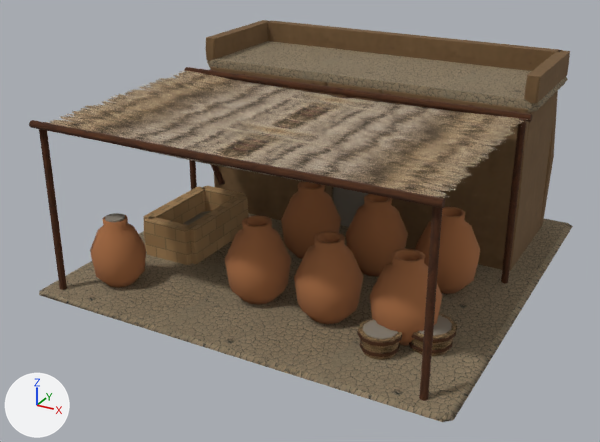
An edit to the glTF model assets/3d/sumer-buildings/brewery.glb, drawn before and after from the same camera.
One viewpoint serves both versions: a camera (50 mm lens) standing at (4.55, -9.05, 4.97) and looking at (-0.19, -0.42, 0.66). Every picture has the same lights, and +X, +Y and +Z are marked at lower left. The older version comes first. Vertices at exactly the same position are counted once.

Names of what the first picture shows: 'brewery-0', 'brewery-1', 'brewery-2', 'brewery-3', 'brewery-5', 'brewery-6', 'brewery-7', 'brewery-8'.
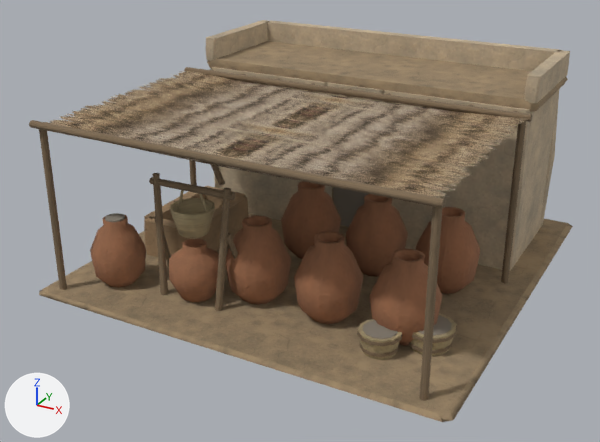
Where the newer file only moved an object's origin or applied its transform, the numbers keep the older frame.

Patch to the scene script:
```diff
--- a/assets/3d/sumer-buildings/brewery.glb.py
+++ b/assets/3d/sumer-buildings/brewery.glb.py
@@ mat_courtyard_pottery @@
+mat_courtyard_pottery = bpy.data.materials.new('courtyard-pottery')
+# colours: brown #a77251
+# uses the picture img_assets_3d_textures_courtyard_pottery_color_jpg
+# uses the picture img_assets_3d_textures_courtyard_pottery_normal_jpg
@@ mat_courtyard_wood @@
+mat_courtyard_wood = bpy.data.materials.new('courtyard-wood')
+# colours: brown #8a755b
+# uses the picture img_assets_3d_textures_courtyard_wood_color_jpg
+# uses the picture img_assets_3d_textures_courtyard_wood_normal_jpg
@@ mat_courtyard_plaster @@
+mat_courtyard_plaster = bpy.data.materials.new('courtyard-plaster')
+# colours: beige #ccb79a
+# uses the picture img_assets_3d_textures_courtyard_plaster_color_jpg
+# uses the picture img_assets_3d_textures_courtyard_plaster_normal_jpg
@@ mat_courtyard_earth @@
+mat_courtyard_earth = bpy.data.materials.new('courtyard-earth')
+# colours: beige #a58d6e
+# uses the picture img_assets_3d_textures_courtyard_earth_color_jpg
+# uses the picture img_assets_3d_textures_courtyard_earth_normal_jpg
@@ mat_courtyard_reed @@
+mat_courtyard_reed = bpy.data.materials.new('courtyard-reed')
+# colours: beige #b4a27b
+# uses the picture img_assets_3d_textures_courtyard_reed_color_jpg
+# uses the picture img_assets_3d_textures_courtyard_reed_normal_jpg
@@ me_mesh_0 @@
 me_mesh_0.from_pydata(...)  # 48 vertices, 88 faces; spans x -2.69..2.69, y -2.69..2.69, z 0.0..2.31
-me_mesh_0.materials.append(mat_alluvial_earth)
+me_mesh_0.materials.append(mat_courtyard_earth)
@@ me_mesh_1 @@
-me_mesh_1.from_pydata(...)  # 216 vertices, 396 faces; spans x -2.38..2.38, y 0.68..2.42, z 0.0..2.6
-me_mesh_1.materials.append(mat_warm_clay_plaster)
+me_mesh_1.from_pydata(...)  # 216 vertices, 396 faces; spans x -2.39..2.38, y 0.68..2.42, z 0.0..2.6
+# edits to the shape of me_mesh_1 do not show in these pictures
+me_mesh_1.materials.append(mat_courtyard_plaster)
@@ me_mesh_3 @@
-me_mesh_3.from_pydata(...)  # 424 vertices, 764 faces; spans x -2.52..2.4, y -2.56..2.48, z 0.0..2.22
+me_mesh_3.from_pydata(...)  # 514 vertices, 924 faces; spans x -2.52..2.4, y -2.56..2.48, z 0.0..2.22
+# me_mesh_3 part 1: a new loose piece of 18 vertices spanning x -0.5..-0.31, y -2.0..-1.78, z 0.04..1.56, in mat_courtyard_wood
+# me_mesh_3 part 2: a new loose piece of 18 vertices spanning x -0.38..-0.22, y -1.89..-1.47, z 0.04..1.02, in mat_courtyard_wood
+# me_mesh_3 part 3: a new loose piece of 18 vertices spanning x -1.39..-1.2, y -2.0..-1.78, z 0.04..1.56, in mat_courtyard_wood
+# me_mesh_3 part 4: a new loose piece of 18 vertices spanning x -1.48..-1.32, y -1.89..-1.47, z 0.04..1.02, in mat_courtyard_wood
+# me_mesh_3 part 5: a new loose piece of 18 vertices spanning x -1.43..-0.27, y -1.87..-1.77, z 1.42..1.53, in mat_courtyard_wood
+# me_mesh_3 part 6: 764 faces spanning x -2.52..2.4, y -2.56..2.48, z 0.0..2.22 switch from mat_worn_timber to mat_courtyard_wood
@@ me_mesh_6 @@
-me_mesh_6.from_pydata(...)  # 1022 vertices, 2016 faces; spans x -2.29..2.1, y -2.29..0.3, z 0.0..1.05
+me_mesh_6.from_pydata(...)  # 1163 vertices, 2282 faces; spans x -2.29..2.1, y -2.29..0.3, z 0.0..1.05
+# me_mesh_6 part 7: a new loose piece of 141 vertices spanning x -1.18..-0.52, y -2.14..-1.5, z 0.06..0.78, in mat_courtyard_pottery
+# me_mesh_6 part 8: 2016 faces spanning x -2.29..2.1, y -2.29..0.3, z 0.0..1.05 switch from mat_fired_pottery (brown #a76b41) to mat_courtyard_pottery
@@ ob_brewery_8 @@
-ob_brewery_8 = bpy.data.objects.new('brewery-8', me_mesh_8)
@@ ob_original_brewery_reed_mat @@
+ob_original_brewery_reed_mat = bpy.data.objects.new('original-brewery-reed-mat', me_mesh_8_1)  # 173 vertices, 314 faces; spans x -1.11..2.3, y -2.09..-1.21, z 0.05..1.49
+ob_original_brewery_reed_mat.location = (0.0, 0.0, 0.0)
```

Boxes (x1, y1, x2, y2) around the edits, measured in the pictures (600 x 442 px):
'brewery-0', recoloured: (39, 41, 573, 422) in both
'brewery-1', recoloured (lighter): (206, 20, 570, 271) in both
'original-brewery-reed-mat', added: after (170, 190, 457, 360)
'brewery-8', deleted (brown): before (358, 313, 457, 360)
part 1 of me_mesh_3, added (brown): after (215, 187, 231, 311)
part 2 of me_mesh_3, added: after (226, 233, 238, 259)
part 3 of me_mesh_3, added (brown): after (152, 173, 168, 295)
part 4 of me_mesh_3, added (mostly hidden): after (154, 218, 171, 267)
part 5 of me_mesh_3, added (brown): after (149, 177, 236, 200)
part 6 of me_mesh_3, recoloured: (29, 67, 532, 401) in both
part 7 of me_mesh_6, added (brown): after (169, 238, 219, 302)
part 8 of me_mesh_6, recoloured: (90, 181, 480, 346) in both
